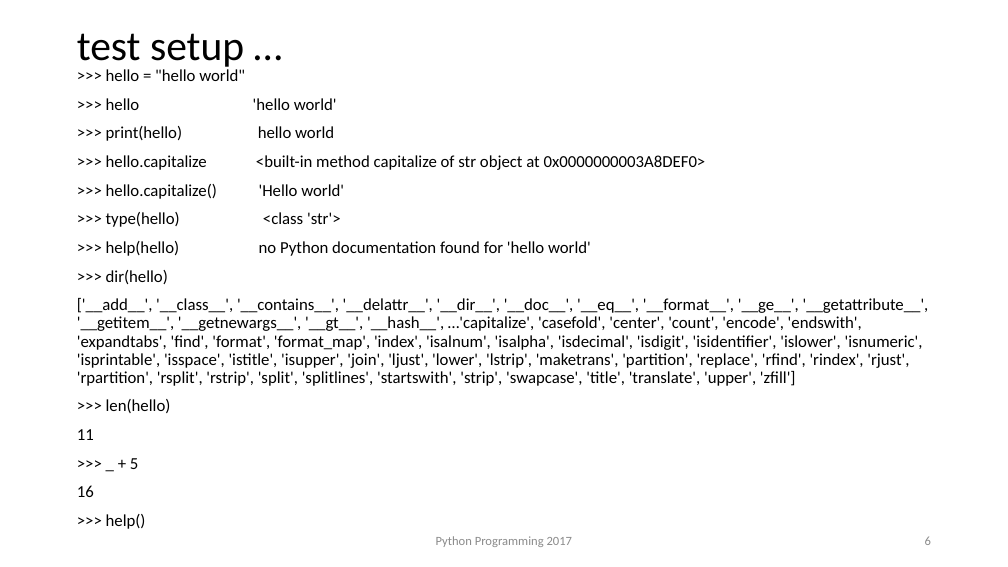
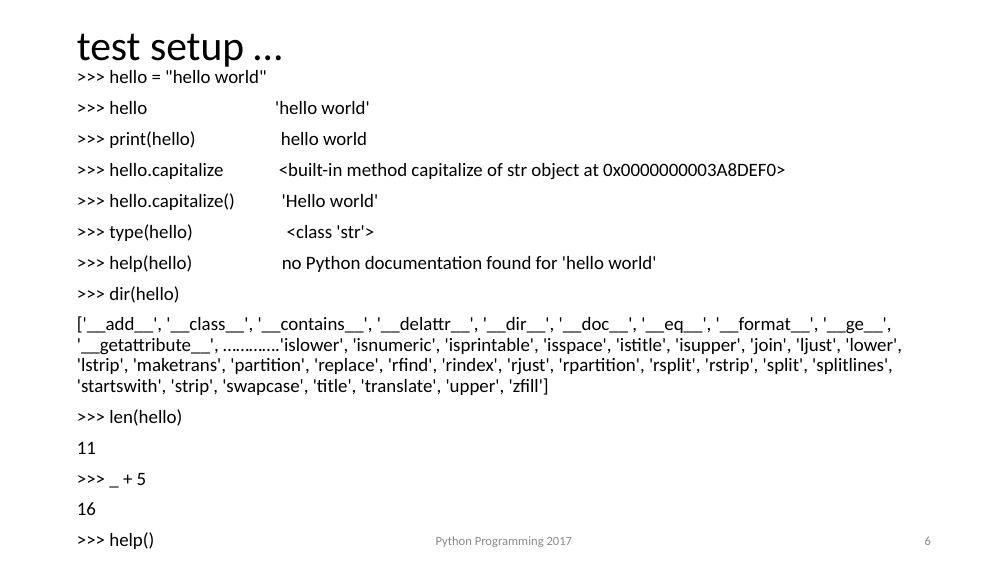
Before and after one commit to anishchapagain/AnishPython, a slide deck: slide 6 of python_notes.pptx. Drawn at 1008x567 pixels with LibreOffice and Linux fonts; fonts in the diff are those of the drawing; background and template pictures are left out. Boxes give left, top, right and bottom in pixels: in the first picture for what was removed or moved away, otherwise in the second. Text is boxed around its words. In the diff, an @@ line names an element or a change of style, - is before the commit and + after.

```diff
--- a/python_notes.pptx
+++ b/python_notes.pptx
@@ text at bbox=[77, 70, 785, 515]: size 16 to 18 pt in ">>> hello = "hello world"", ">>> hello 'hello world'", ">>> print(hello) hello world", ">>> hello.capitalize <built-in method capitalize of str ..." and 9 more places @@
@@ text at bbox=[77, 316, 902, 395]: text changed; size 16 to 18 pt @@
-['__add__', '__class__', '__contains__', '__delattr__', '__dir__', '__doc__', '__eq__', '__format__', '__ge__', '__getattribute__', '__getitem__', '__getnewargs__', '__gt__', '__hash__', …'capitalize', 'casefold', 'center', 'count', 'encode', 'endswith', 'expandtabs', 'find', 'format', 'format_map', 'index', 'isalnum', 'isalpha', 'isdecimal', 'isdigit', 'isidentifier', 'islower', 'isnumeric', 'isprintable', 'isspace', 'istitle', 'isupper', 'join', 'ljust', 'lower', 'lstrip', 'maketrans', 'partition', 'replace', 'rfind', 'rindex', 'rjust', 'rpartition', 'rsplit', 'rstrip', 'split', 'splitlines', 'startswith', 'strip', 'swapcase', 'title', 'translate', 'upper', 'zfill']
+['__add__', '__class__', '__contains__', '__delattr__', '__dir__', '__doc__', '__eq__', '__format__', '__ge__', '__getattribute__', ………….'islower', 'isnumeric', 'isprintable', 'isspace', 'istitle', 'isupper', 'join', 'ljust', 'lower', 'lstrip', 'maketrans', 'partition', 'replace', 'rfind', 'rindex', 'rjust', 'rpartition', 'rsplit', 'rstrip', 'split', 'splitlines', 'startswith', 'strip', 'swapcase', 'title', 'translate', 'upper', 'zfill']
```
Also in this commit, not shown: 8 other slides changed, 10 slides added, 1 slide removed.
